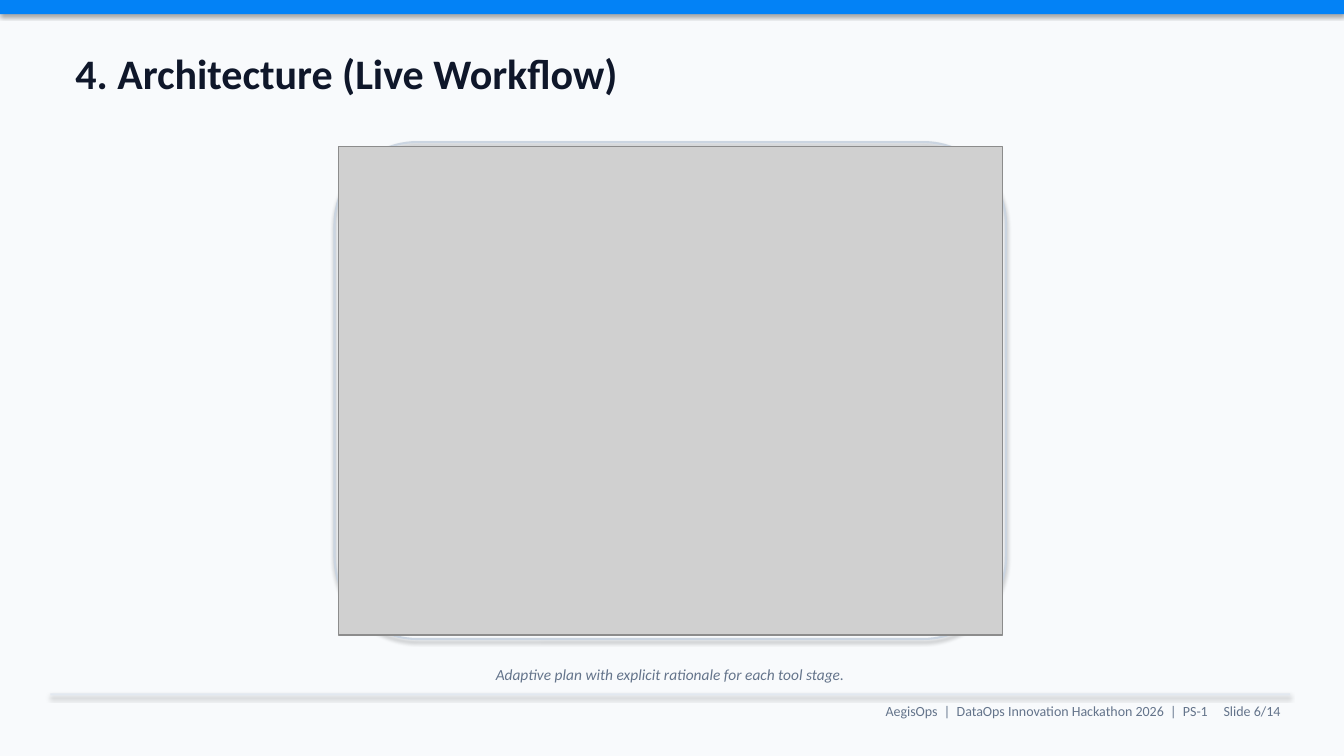
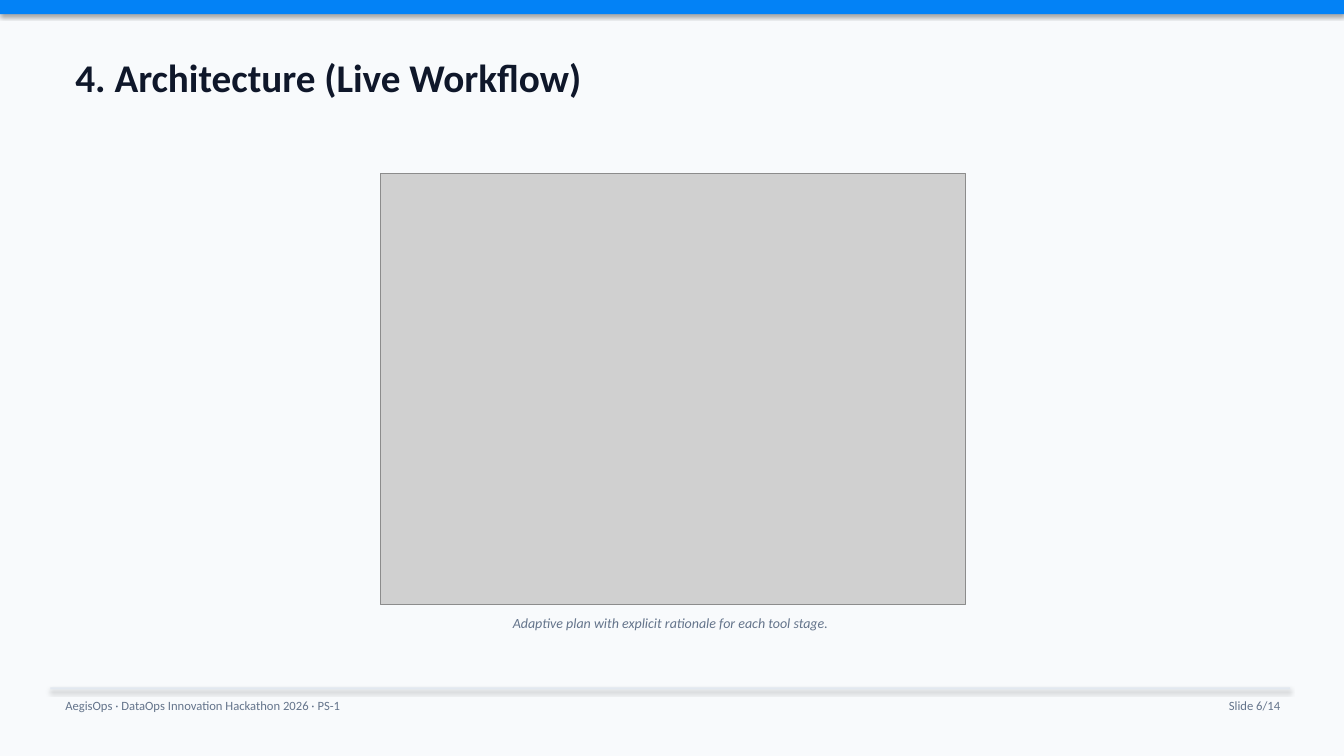
Before and after one commit to visshva-r/AegisOps, a slide deck: slide 6 of ppt/AegisOps_DataOps_Hackathon_2026.pptx. Drawn at 1344x756 pixels with LibreOffice and Linux fonts; fonts in the diff are those of the drawing; grey boxes stand for pictures. Boxes give left, top, right and bottom in pixels: in the first picture for what was removed or moved away, otherwise in the second. Text is boxed around its words. In the diff, an @@ line names an element or a change of style, - is before the commit and + after.

Commit message:
Fix PPT text overlap and spacing across all slides.

```diff
--- a/ppt/AegisOps_DataOps_Hackathon_2026.pptx
+++ b/ppt/AegisOps_DataOps_Hackathon_2026.pptx
@@ text "4. Architecture (Live Workflow)" at bbox=[75, 63, 581, 98]: size 30 to 28 pt @@
@@ rounded rectangle removed at bbox=[335, 142, 1006, 639] @@
@@ picture: place and size @@
-picture at bbox=[339, 146, 1002, 635]
+picture at bbox=[380, 173, 966, 605]
@@ text "Adaptive plan with explicit rationale ...": place and size @@
-text "Adaptive plan with explicit rationale ..." at bbox=[496, 669, 844, 683]
+text "Adaptive plan with explicit rationale ..." at bbox=[513, 618, 828, 631]
@@ text "Adaptive plan with explicit rationale ..." at bbox=[513, 618, 828, 631]: size 11 to 10 pt @@
@@ rectangle: place and size @@
-rectangle at bbox=[50, 694, 1291, 696]
+rectangle at bbox=[50, 688, 1291, 690]
@@ text at bbox=[65, 701, 340, 712]: text changed; size 10 to 9 pt @@
-AegisOps | DataOps Innovation Hackathon 2026 | PS-1 Slide 6/14
+AegisOps · DataOps Innovation Hackathon 2026 · PS-1
@@ text added at bbox=[1229, 701, 1280, 710], 9 pt, text #64748B @@
+Slide 6/14
```
Also in this commit, not shown: 13 other slides changed, 1 other file.
